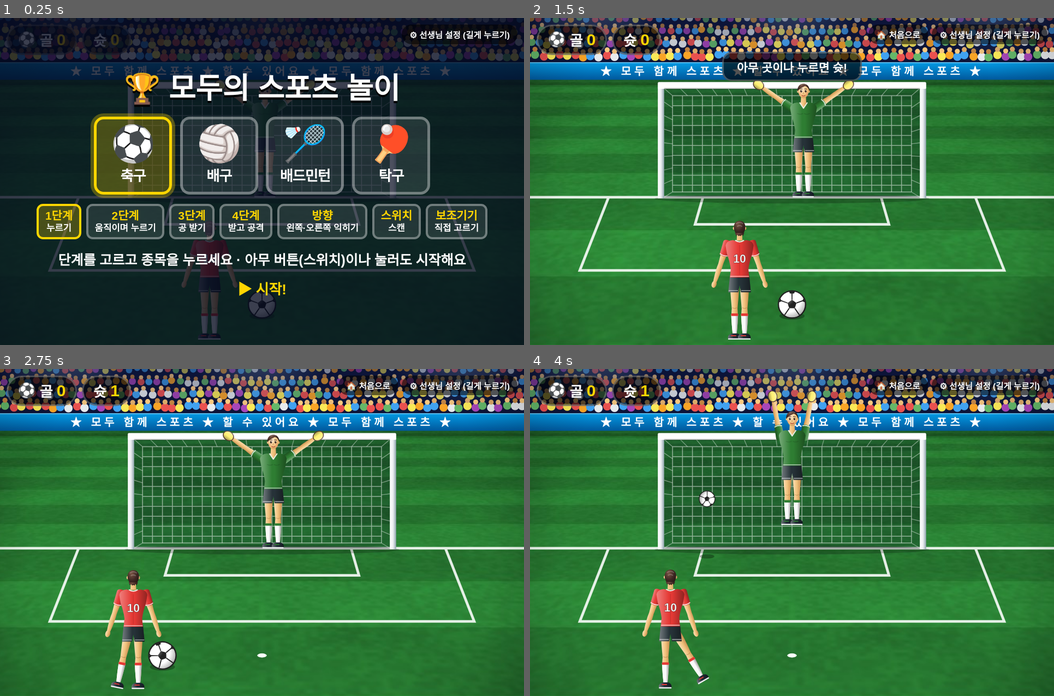
Above: before the commit, frames 1-4 (two rows, left to right).
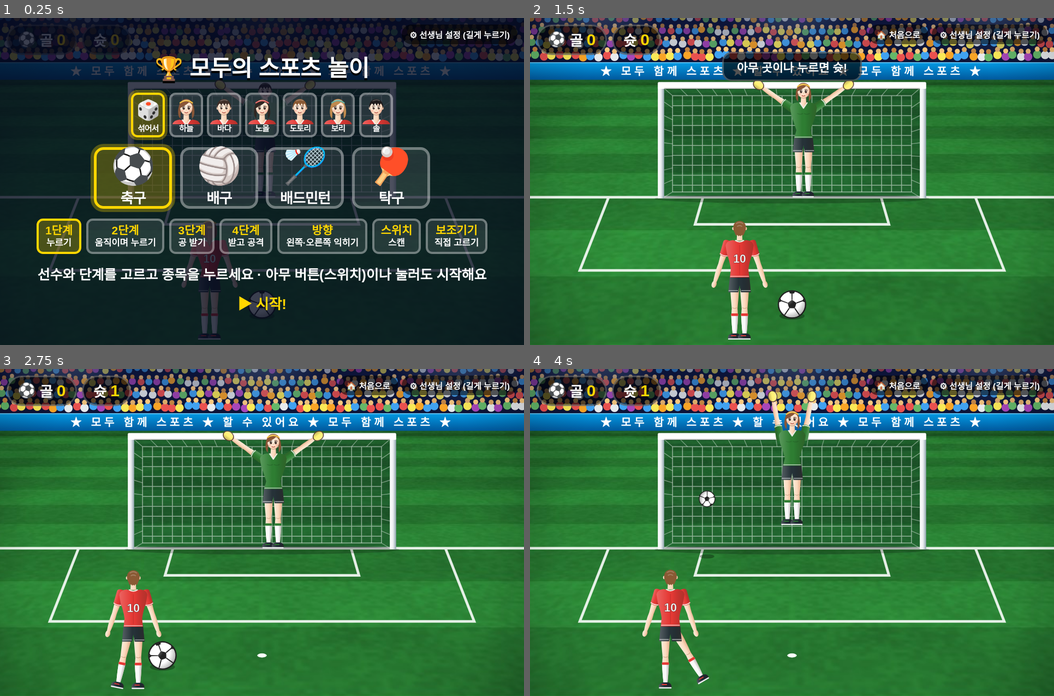
Above: after the commit, the same moments.

Repository: cmhsong/sports-play
Game: browser game, page index.html
Two runs of this game, one before a commit and one after it. Both use one fixed random seed, a clock stepped at 60 frames per second and the inputs below.
Inputs (mouse positions are in pixels of both pictures, inside the frame that each line leads up to):
- Up to frame 1 (0.25 s): no input
- Up to frame 2 (1.5 s): click (792, 181) at 0.27 s; hold Right from 1.03 s (still down); click (792, 214) at 1.07 s; tap Space at 1.1 s
- Up to frame 3 (2.75 s): release Right at 1.53 s; hold Down 1.58-1.85 s; tap Space at 1.6, 2.1, 2.6 s; click (157, 499) at 1.67 s; hold Left 1.9-2.47 s; click "🏠 처음으로" at 2.02 s; click (366, 483) at 2.27 s; hold Up from 2.52 s (still down)
- Up to frame 4 (4 s): release Up at 2.82 s; click (870, 597) at 2.87 s; hold Right 2.87-3.53 s; tap Space at 3.1, 3.6 s; click (661, 614) at 3.47 s; hold Up 3.58-3.82 s; hold Left from 3.87 s (still down)

The runs differ from the first frame. In frame 1, 24% of the frame differs, in the area x 6-94%, y 11-90%; in frame 2, 1.0%; in frame 3, 1.0%; in frame 4, 1.0%.

Commit message:
선수 고르기(여자 3·남자 3·섞어서), 부드러운 손그림 느낌의 선수 외형
Co-Authored-By: Claude Fable 5.2 <noreply@anthropic.com>

Diff:
--- a/index.html
+++ b/index.html
@@ -81,15 +81,21 @@
 /* 시작 화면 */
 #title{position:absolute;inset:0;background:rgba(5,10,30,.78);display:flex;flex-direction:column;align-items:center;justify-content:center;color:#fff;text-align:center;gap:calc(var(--u)*3);padding:0 calc(var(--u)*2.5)}
 #title.hide{display:none}
-#title h1{margin:0;font-size:calc(var(--u)*9);text-shadow:0 4px 0 #000}
+#title h1{margin:0;font-size:calc(var(--u)*7);text-shadow:0 4px 0 #000}
 #cards{display:flex;gap:calc(var(--u)*2.5);flex-wrap:wrap;justify-content:center}
-.card{width:calc(var(--u)*24);height:calc(var(--u)*24);border-radius:calc(var(--u)*3);border:5px solid rgba(255,255,255,.35);
+.card{width:calc(var(--u)*24);height:calc(var(--u)*19);border-radius:calc(var(--u)*3);border:5px solid rgba(255,255,255,.35);
   background:rgba(255,255,255,.1);color:#fff;font:inherit;font-size:calc(var(--u)*4.4);font-weight:800;cursor:pointer;
   display:flex;flex-direction:column;align-items:center;justify-content:center;gap:calc(var(--u)*1)}
 .card span{font-size:calc(var(--u)*11);line-height:1}
 .card{white-space:nowrap;letter-spacing:-.04em}
 #stage.portrait #title{gap:calc(var(--u)*2.2)}
 .card.sel{border-color:var(--accent);background:rgba(255,214,0,.25);box-shadow:0 0 0 6px rgba(255,214,0,.3)}
+#chars{display:flex;gap:calc(var(--u)*1.2);flex-wrap:wrap;justify-content:center}
+.chr{width:calc(var(--u)*10.5);border-radius:calc(var(--u)*2);border:4px solid rgba(255,255,255,.35);background:rgba(255,255,255,.12);color:#fff;font:inherit;
+  font-size:calc(var(--u)*2.5);font-weight:800;cursor:pointer;white-space:nowrap;letter-spacing:-.06em;padding:calc(var(--u)*.5) 0 calc(var(--u)*.7);line-height:1.1}
+.chr svg,.chr i{display:block;width:100%;height:calc(var(--u)*8.5)}
+.chr i{font-style:normal;font-size:calc(var(--u)*6);line-height:calc(var(--u)*8.5)}
+.chr.sel{border-color:var(--accent);background:rgba(255,214,0,.28);box-shadow:0 0 0 5px rgba(255,214,0,.3)}
 #levels{display:flex;gap:calc(var(--u)*1.5);flex-wrap:wrap;justify-content:center}
 .lvl{border-radius:calc(var(--u)*2);border:4px solid rgba(255,255,255,.35);background:rgba(255,255,255,.1);color:#fff;font:inherit;cursor:pointer;
   font-size:calc(var(--u)*2.8);font-weight:800;padding:calc(var(--u)*1) calc(var(--u)*2);line-height:1.2}
@@ -133,10 +139,11 @@
   <div id="stage">
     <svg id="scene" xmlns="http://www.w3.org/2000/svg" viewBox="0 0 1000 620" preserveAspectRatio="xMidYMid meet">
       <defs>
-        <linearGradient id="gSkin" x1="0" x2="1"><stop offset="0" stop-color="#ffe0b8"/><stop offset=".5" stop-color="#f1c27d"/><stop offset="1" stop-color="#c58a4c"/></linearGradient>
-        <linearGradient id="gCyl" x1="0" x2="1"><stop offset="0" stop-color="#fff" stop-opacity=".36"/><stop offset=".45" stop-color="#fff" stop-opacity="0"/><stop offset=".55" stop-color="#000" stop-opacity="0"/><stop offset="1" stop-color="#000" stop-opacity=".38"/></linearGradient>
-        <radialGradient id="gHead" cx=".38" cy=".32" r=".8"><stop offset="0" stop-color="#ffe8cc"/><stop offset=".6" stop-color="#f1c27d"/><stop offset="1" stop-color="#c58a4c"/></radialGradient>
-        <radialGradient id="gHair" cx=".35" cy=".25" r=".9"><stop offset="0" stop-color="#7a5444"/><stop offset=".5" stop-color="#3e2723"/><stop offset="1" stop-color="#1c100d"/></radialGradient>
+        <linearGradient id="gSkin" x1="0" x2="1"><stop offset="0" stop-color="#ffeedd"/><stop offset=".55" stop-color="#fbd9bd"/><stop offset="1" stop-color="#e3a985"/></linearGradient>
+        <linearGradient id="gCyl" x1="0" x2="1"><stop offset="0" stop-color="#fff" stop-opacity=".22"/><stop offset=".45" stop-color="#fff" stop-opacity="0"/><stop offset=".55" stop-color="#000" stop-opacity="0"/><stop offset="1" stop-color="#3a2416" stop-opacity=".3"/></linearGradient>
+        <radialGradient id="gHead" cx=".38" cy=".32" r=".8"><stop offset="0" stop-color="#fff3e6"/><stop offset=".65" stop-color="#fbdcc2"/><stop offset="1" stop-color="#e8b08c"/></radialGradient>
+        <radialGradient id="gHair" cx=".35" cy=".25" r=".9"><stop offset="0" stop-color="#6d5348"/><stop offset=".5" stop-color="#3f2e28"/><stop offset="1" stop-color="#241814"/></radialGradient>
+        <radialGradient id="gHairF" cx=".35" cy=".25" r=".9"><stop offset="0" stop-color="#b9805a"/><stop offset=".5" stop-color="#8a5637"/><stop offset="1" stop-color="#5a3521"/></radialGradient>
         <radialGradient id="gBall" cx=".35" cy=".3" r=".8"><stop offset="0" stop-color="#fff" stop-opacity=".4"/><stop offset=".3" stop-color="#fff" stop-opacity="0"/><stop offset=".6" stop-color="#000" stop-opacity="0"/><stop offset="1" stop-color="#000" stop-opacity=".4"/></radialGradient>
       </defs>
       <g id="bgLayer"></g>
@@ -163,9 +170,10 @@
 
     <div id="title">
       <h1>🏆 모두의 스포츠 놀이</h1>
+      <div id="chars"></div>
       <div id="cards"></div>
       <div id="levels"></div>
-      <p>단계를 고르고 종목을 누르세요 · 아무 버튼(스위치)이나 눌러도 시작해요</p>
+      <p>선수와 단계를 고르고 종목을 누르세요 · 아무 버튼(스위치)이나 눌러도 시작해요</p>
       <p class="rot">📱 휴대폰을 가로로 돌리면 더 크게 보여요</p>
       <p class="go animate__animated animate__pulse animate__infinite">▶ 시작!</p>
     </div>
@@ -237,6 +245,8 @@
       <div class="f"><label for="ratio">화면 비율</label>
         <select id="ratio"><option value="auto">자동 (창에 꽉 차게)</option><option value="16:9">16:9 (TV·모니터)</option><option value="16:10">16:10 (노트북)</option><option value="4:3">4:3 (태블릿·전자칠판)</option><option value="3:2">3:2</option><option value="1:1">1:1 (정사각형)</option></select></div>
       <div class="f"><label for="name">학생 이름 (칭찬할 때 불러줘요)</label><input type="text" id="name" maxlength="10" placeholder="예: 민수"></div>
+      <div class="f"><label for="char">우리 선수 (시작 화면에서도 고를 수 있어요)</label>
+        <select id="char"><option value="mix">섞어서 (놀이마다 여자·남자 번갈아)</option><option value="f1">하늘 (여)</option><option value="m1">바다 (남)</option><option value="f2">노을 (여)</option><option value="m2">도토리 (남)</option><option value="f3">보리 (여)</option><option value="m3">솔 (남)</option></select></div>
       <div class="f"><label for="team">우리 팀 유니폼 색</label>
         <select id="team"><option value="#e53935">빨강</option><option value="#1e88e5">파랑</option><option value="#fdd835">노랑</option><option value="#43a047">초록</option><option value="#8e24aa">보라</option><option value="#fb8c00">주황</option></select></div>
       <div class="checks">
@@ -287,7 +297,7 @@
 /* ---------- 설정 ---------- */
 const KEY = 'sportplay.v1';
 const DEF = { sport:'soccer', mode:'simple', scanMs:2000, opp:'easy', motion:0.8, trigger:'down', hold:0, debounce:800,
-  dwell:0, pause:2800, ratio:'auto', name:'', team:'#e53935', sound:true, voice:true, reduce:false, recvMs:4500, autoLevel:true,
+  dwell:0, pause:2800, ratio:'auto', name:'', team:'#e53935', char:'mix', sound:true, voice:true, reduce:false, recvMs:4500, autoLevel:true,
   lrKinds:'all', lrMax:3, moveStyle:'hold', lrHint:true, lrBlock:true, mouseMove:false, full:true };
 const S = Object.assign({}, DEF);
 try { Object.assign(S, JSON.parse(localStorage.getItem(KEY) || '{}')); } catch (e) {}
@@ -320,7 +330,20 @@
 let sp = SP[S.sport] || SP.soccer;
 
 /* ---------- 그림 (SVG) ---------- */
-const SKIN = 'url(#gSkin)', HAIR = 'url(#gHair)';
+const SKIN = 'url(#gSkin)';
+/* 고를 수 있는 선수들 (자체 디자인) */
+const CHARS = [
+  { id:'f1', name:'하늘', sex:'f', hair:'#8a5637', band:'#f6c445' },
+  { id:'m1', name:'바다', sex:'m', hair:'#3f2e28' },
+  { id:'f2', name:'노을', sex:'f', hair:'#2f2622', band:'#ef6f6c', tail:false },
+  { id:'m2', name:'도토리', sex:'m', hair:'#8a5a34' },
+  { id:'f3', name:'보리', sex:'f', hair:'#c08a4e', band:'#5fb3a8' },
+  { id:'m3', name:'솔', sex:'m', hair:'#1f1b1b' }
+];
+const pickFrom = l => l[Math.random() * l.length | 0];
+let mixCh = pickFrom(CHARS), opCh = null;
+const plChar = () => CHARS.find(c => c.id === S.char) || mixCh;
+const opChar = () => { const p = plChar(); if (!opCh || opCh.sex === p.sex) opCh = pickFrom(CHARS.filter(c => c.sex !== p.sex)); return opCh; };
 function itemSVG(item) {
   if (item === 'racket') return `<g transform="translate(0,72)"><rect x="-3" y="0" width="6" height="36" rx="2" fill="#5d4037"/>
     <ellipse cx="0" cy="62" rx="18" ry="26" fill="rgba(255,255,255,.15)" stroke="#eceff1" stroke-width="4"/>
@@ -353,22 +376,39 @@
     : `<ellipse cy="74" rx="4.4" ry="6.6" fill="${SKIN}"/>`;
   const arm = (id, extra = '') => `<g id="${p}${id}"><path d="${armD}" fill="${SKIN}"/>
      ${vol(sleeveD, o.color)}<path d="M-7.2 17.5 Q0 20.5 7.2 17.5" stroke="rgba(255,255,255,.8)" stroke-width="1.8" fill="none"/>${hand}${extra}</g>`;
-  const torsoD = 'M-12 -181 Q-24 -180 -25.5 -171 L-23 -156 Q-17.5 -141 -16 -128 L-17.5 -113 L17.5 -113 L16 -128 Q17.5 -141 23 -156 L25.5 -171 Q24 -180 12 -181 Q0 -176 -12 -181 Z';
+  const wst = o.sex === 'f' ? 13.6 : 16;
+  const torsoD = `M-12 -181 Q-24 -180 -25.5 -171 L-23 -156 Q-17.5 -141 -${wst} -128 L-17.5 -113 L17.5 -113 L${wst} -128 Q17.5 -141 23 -156 L25.5 -171 Q24 -180 12 -181 Q0 -176 -12 -181 Z`;
   const shortsD = 'M-17.5 -117 L17.5 -117 L20.5 -86 L2.5 -86 L0 -99 L-2.5 -86 L-20.5 -86 Z';
-  const headD = 'M-10.4 -205 C-10.4 -220 10.4 -220 10.4 -205 C10.4 -196.5 5.2 -189 0 -189 C-5.2 -189 -10.4 -196.5 -10.4 -205 Z';
-  const ears = `<ellipse cx="-10.6" cy="-202.5" rx="1.7" ry="2.8" fill="${SKIN}"/><ellipse cx="10.6" cy="-202.5" rx="1.7" ry="2.8" fill="${SKIN}"/>`;
+  /* 얼굴·머리: 부드러운 손그림 애니메이션 느낌(둥근 얼굴, 큰 눈, 발그레한 볼, 자연스러운 갈색 머리).
+     특정 작품의 인물을 본뜨지 않은 자체 디자인입니다. 여자(f)는 단발 + 묶은 머리, 남자(m)는 짧은 더벅머리. */
+  const F = o.sex === 'f', HAIR = o.hair || (F ? '#8a5637' : '#3f2e28'), LINE = '#6b4a3a';
+  const headD = 'M-11.5 -204 C-11.5 -220 11.5 -220 11.5 -204 C11.5 -195 6 -189 0 -189 C-6 -189 -11.5 -195 -11.5 -204 Z';
+  const ears = F ? '' : `<ellipse cx="-11.6" cy="-202" rx="1.8" ry="2.9" fill="${SKIN}"/><ellipse cx="11.6" cy="-202" rx="1.8" ry="2.9" fill="${SKIN}"/>`;
+  const band = o.band || '#f6c445';
+  const eye = (x, hl) => `<ellipse cx="${x}" cy="-202" rx="${F ? 2.1 : 1.9}" ry="${F ? 3 : 2.6}" fill="#3b2a22"/><circle cx="${x + hl}" cy="-203.2" r=".85" fill="#fff"/><circle cx="${x - hl}" cy="-200.6" r=".4" fill="#fff" opacity=".7"/>`;
   const head = o.face
-    ? `${ears}<path d="${headD}" fill="url(#gHead)"/>
-       <circle cx="-6.6" cy="-197.6" r="2.1" fill="#ff8a80" opacity=".35"/><circle cx="6.6" cy="-197.6" r="2.1" fill="#ff8a80" opacity=".35"/>
-       <path d="M-11.3 -202 C-13.5 -222 13.5 -222 11.3 -202 C10 -208 7 -211.5 3 -212.5 C-2 -209.5 -8 -208 -11.3 -202 Z" fill="${HAIR}"/>
-       <path d="M-5 -214.5 q5 -3 10 -.5" stroke="rgba(255,255,255,.25)" stroke-width="1.6" fill="none" stroke-linecap="round"/>
-       <ellipse cx="-4.3" cy="-202.6" rx="1.7" ry="2.3" fill="#2a1a16"/><ellipse cx="4.3" cy="-202.6" rx="1.7" ry="2.3" fill="#2a1a16"/>
-       <circle cx="-3.7" cy="-203.4" r=".7" fill="#fff"/><circle cx="4.9" cy="-203.4" r=".7" fill="#fff"/>
-       <path d="M-6.4 -206.6 q2.2 -1.3 4.4 -.3 M6.4 -206.6 q-2.2 -1.3 -4.4 -.3" stroke="#3e2723" stroke-width="1" fill="none" stroke-linecap="round"/>
-       <path d="M0 -200.5 l-.9 2.6 h1.6" stroke="#c08552" stroke-width=".8" fill="none" stroke-linecap="round"/>
-       <path d="M-3 -194.6 q3 2.4 6 0" stroke="#b3493f" stroke-width="1.3" fill="none" stroke-linecap="round"/>`
+    ? `${F ? `<path d="M-12.6 -208 C-16.5 -196 -15 -186 -10.5 -183 C-10 -190 -10.5 -197 -9 -204 Z M12.6 -208 C16.5 -196 15 -186 10.5 -183 C10 -190 10.5 -197 9 -204 Z" fill="${HAIR}"/>` : ''}${ears}
+       <path d="${headD}" fill="url(#gHead)" stroke="${LINE}" stroke-width=".6" stroke-opacity=".55"/>
+       <ellipse cx="-7" cy="-197" rx="2.6" ry="1.7" fill="#ff9e8f" opacity=".45"/><ellipse cx="7" cy="-197" rx="2.6" ry="1.7" fill="#ff9e8f" opacity=".45"/>
+       ${F
+         ? `<path d="M-12.6 -201 C-15.8 -224.5 15.8 -224.5 12.6 -201 C11.6 -207 9 -211 5 -212.5 C1 -208 -6 -205.5 -12.6 -201 Z" fill="${HAIR}"/>
+            <path d="M-11.2 -211.5 Q0 -219.5 11.2 -211.5" stroke="${band}" stroke-width="2.2" fill="none" stroke-linecap="round"/>`
+         : `<path d="M-12.4 -201 C-15.5 -224.5 15.5 -224.5 12.4 -201 C11.2 -207 9.6 -209 8 -210.5 L6 -206.3 L3.5 -211 L1 -206.3 L-2 -211 L-4.5 -206.8 L-7.5 -210.5 C-10 -208.5 -11.5 -206 -12.4 -201 Z" fill="${HAIR}"/>`}
+       <path d="M-6 -215 q6 -3.5 12 -.5" stroke="rgba(255,255,255,.28)" stroke-width="1.6" fill="none" stroke-linecap="round"/>
+       ${eye(-4.6, .6)}${eye(4.6, .6)}
+       <path d="M-7.2 -205.2 q2.6 -1.8 5 -.4 M7.2 -205.2 q-2.6 -1.8 -5 -.4" stroke="${LINE}" stroke-width="${F ? .9 : 1.1}" fill="none" stroke-linecap="round"/>
+       ${F ? `<path d="M-7 -203.6 l-1.5 -1 M7 -203.6 l1.5 -1" stroke="${LINE}" stroke-width=".8" stroke-linecap="round"/>` : ''}
+       <path d="M-.4 -198.6 q.6 .8 1.2 0" stroke="#c98d6a" stroke-width=".8" fill="none" stroke-linecap="round"/>
+       <path d="M-2.8 -194.4 q2.8 2.2 5.6 0" stroke="#b3493f" stroke-width="1.2" fill="none" stroke-linecap="round"/>`
+    : F
+    ? `<path d="M-12.6 -206 C-15.5 -192 -12.5 -185 -8 -184.5 L8 -184.5 C12.5 -185 15.5 -192 12.6 -206 Z" fill="${HAIR}"/>
+       <path d="${headD}" fill="${HAIR}"/>
+       <path d="M-11.2 -211.5 Q0 -219.5 11.2 -211.5" stroke="${band}" stroke-width="2.2" fill="none" stroke-linecap="round"/>
+       ${o.tail === false ? '' : `<path d="M-4.2 -204 C-7.5 -194 -6.5 -180 0 -169 C6.5 -180 7.5 -194 4.2 -204 Z" fill="${HAIR}" stroke="rgba(0,0,0,.25)" stroke-width=".6"/>
+       <rect x="-4.6" y="-206.5" width="9.2" height="4" rx="2" fill="${band}"/>`}
+       <path d="M-1 -198 q-1.5 12 1 24" stroke="rgba(255,255,255,.2)" stroke-width="1.4" fill="none" stroke-linecap="round"/>`
     : `${ears}<path d="${headD}" fill="${HAIR}"/>
-       <path d="M-8.5 -194 L-6 -188.5 L-4 -191.5 L-2 -187.8 L0 -191 L2 -187.8 L4 -191.5 L6 -188.5 L8.5 -194 Z" fill="${HAIR}"/>
+       <path d="M-9 -194 L-6.3 -188.3 L-4.2 -191.5 L-2 -187.6 L0 -191 L2 -187.6 L4.2 -191.5 L6.3 -188.3 L9 -194 Z" fill="${HAIR}"/>
        <path d="M-6 -211 q6 -4.5 12 0 M-4 -206 q4 -2.5 8 0" stroke="rgba(255,255,255,.22)" stroke-width="1.8" fill="none" stroke-linecap="round"/>`;
   return `<g id="${p}">
     ${leg('LegL', -9)}${leg('LegR', 9)}
@@ -596,8 +636,8 @@
   $('bgLayer').innerHTML = b.bg;
   $('frontLayer').innerHTML = b.front;
   $('spin').innerHTML = ballSVG[S.sport];
-  $('playerLayer').innerHTML = personSVG('pl', { color:S.team, item:sp.player.item, face:false, num:10 });
-  $('oppLayer').innerHTML = personSVG('op', { color:sp.opp.color, item:sp.opp.item, face:true, gloves:sp.opp.gloves });
+  $('playerLayer').innerHTML = personSVG('pl', { color:S.team, item:sp.player.item, face:false, num:10, ...plChar() });
+  $('oppLayer').innerHTML = personSVG('op', { color:sp.opp.color, item:sp.opp.item, face:true, gloves:sp.opp.gloves, ...opChar() });
   $('oppLayer').style.display = S.opp === 'none' && !isRecv() ? 'none' : '';
   // 표시 영역 + 직접 고르기 기둥
   const zs = sp.zones, b1 = (zs[0][0] + zs[1][0]) / 2, b2 = (zs[1][0] + zs[2][0]) / 2;
@@ -933,7 +973,7 @@
 }
 let gen = 0;   // 처음 화면으로 가면 진행 중이던 동작을 멈추기 위한 번호
 function startGame() {
-  state = 'busy'; ac(); gen++; goFull();
+  state = 'busy'; ac(); gen++; goFull(); mixCh = pickFrom(CHARS.filter(c => c.sex !== mixCh.sex)); opCh = null;
   $('title').classList.add('hide'); $('stage').classList.remove('title-on');
   buildScene(); hideMsg();
   speak(`${who()}${sp.name} 놀이를 시작해요!`);
@@ -1221,7 +1261,7 @@
   inputUp('key');
 });
 addEventListener('pointerdown', e => {
-  if (settingsOpen || e.target.closest('.holdBtn') || e.target.closest('.card') || e.target.closest('.lvl')) return;
+  if (settingsOpen || e.target.closest('.holdBtn') || e.target.closest('.card') || e.target.closest('.lvl') || e.target.closest('.chr')) return;
   e.preventDefault();
   if (canMove() && !S.mouseMove) {       // 화면 왼쪽/오른쪽 = 이동, 가운데 = 슛 (익히기에서는 가운데로 이동)
     const r = $('stage').getBoundingClientRect(), rx = (e.clientX - r.left) / r.width;
@@ -1335,10 +1375,18 @@
 
 /* ---------- 시작 화면 카드 ---------- */
 function renderCards() {
+  $('chars').innerHTML = `<button class="chr ${CHARS.some(c => c.id === S.char) ? '' : 'sel'}" data-char="mix" aria-label="선수 섞어서"><i>🎲</i>섞어서</button>` +
+    CHARS.map(c => `<button class="chr ${c.id === S.char ? 'sel' : ''}" data-char="${c.id}" aria-label="${c.name} 선수"><svg viewBox="-27 -223 54 50">${personSVG('pv' + c.id, { color:S.team, face:true, ...c })}</svg>${c.name}</button>`).join('');
   $('cards').innerHTML = Object.entries(SP).map(([k, v]) => `<button class="card ${k === S.sport ? 'sel' : ''}" data-sport="${k}"><span>${v.icon}</span>${v.name}</button>`).join('');
   const LVB = [['simple', '1단계', '누르기'], ['move', '2단계', '움직이며 누르기'], ['receive', '3단계', '공 받기'], ['rally', '4단계', '받고 공격'], ['lr', '방향', '왼쪽·오른쪽 익히기'], ['scan', '스위치', '스캔'], ['direct', '보조기기', '직접 고르기']];
   $('levels').innerHTML = LVB.map(([m, a, b]) => `<button class="lvl ${m === S.mode ? 'sel' : ''}" data-mode="${m}"><b>${a}</b>${b}</button>`).join('');
 }
+$('chars').addEventListener('pointerdown', e => {
+  const c = e.target.closest('.chr'); if (!c || settingsOpen) return;
+  e.preventDefault(); e.stopPropagation();
+  S.char = c.dataset.char; opCh = null; saveS(); syncForm(); renderCards(); buildScene();
+  const ch = CHARS.find(x => x.id === S.char); speak(ch ? ch.name + ' 선수' : '선수를 섞어서 나와요');
+});
 $('levels').addEventListener('pointerdown', e => {
   const c = e.target.closest('.lvl'); if (!c || settingsOpen) return;
   e.preventDefault(); e.stopPropagation();
@@ -1371,7 +1419,7 @@
   if (state === 'serveWait' || (state === 'ready' && !(S.mode === 'rally' && rallyOpp >= 0))) startReady();
   else if (state === 'ready') setBanner();
 }
-const FIELDS = ['sport', 'mode', 'scanMs', 'opp', 'motion', 'trigger', 'hold', 'debounce', 'dwell', 'pause', 'ratio', 'name', 'team', 'sound', 'voice', 'reduce', 'recvMs', 'autoLevel', 'lrKinds', 'lrMax', 'moveStyle', 'lrHint', 'lrBlock', 'mouseMove', 'full'];
+const FIELDS = ['sport', 'mode', 'scanMs', 'opp', 'motion', 'trigger', 'hold', 'debounce', 'dwell', 'pause', 'ratio', 'name', 'team', 'sound', 'voice', 'reduce', 'recvMs', 'autoLevel', 'lrKinds', 'lrMax', 'moveStyle', 'lrHint', 'lrBlock', 'mouseMove', 'full', 'char'];
 const fmt = {
   scanMs: v => (v / 1000).toFixed(1) + '초', hold: v => v == 0 ? '바로' : (v / 1000).toFixed(1) + '초',
   debounce: v => (v / 1000).toFixed(1) + '초', dwell: v => v == 0 ? '끔' : (v / 1000).toFixed(2).replace(/0$/, '') + '초',
@@ -1389,7 +1437,8 @@
     S[k] = v; saveS();
     if (fmt[k]) $('o_' + k).textContent = fmt[k](v);
     if (k === 'mode') { lrM = null; showRecvMark(0, 0, false); }
-    if (['sport', 'team', 'opp', 'reduce', 'mode', 'lrMax', 'lrHint'].includes(k)) { if (state === 'title' || state === 'ready' || state === 'serveWait') buildScene(); else needBuild = true; }
+    if (k === 'char') renderCards();
+    if (['sport', 'team', 'char', 'opp', 'reduce', 'mode', 'lrMax', 'lrHint'].includes(k)) { if (state === 'title' || state === 'ready' || state === 'serveWait') buildScene(); else needBuild = true; }
     if (k === 'mode') { levelWins = 0; rallyOpp = -1; updateZonesVisibility(); highlight(-1); cols(-1); setRing(0); renderCards(); }
     if (k === 'ratio') layout();
     if (k === 'sport' && state !== 'title') { score = 0; shots = 0; updateHUD(); }
